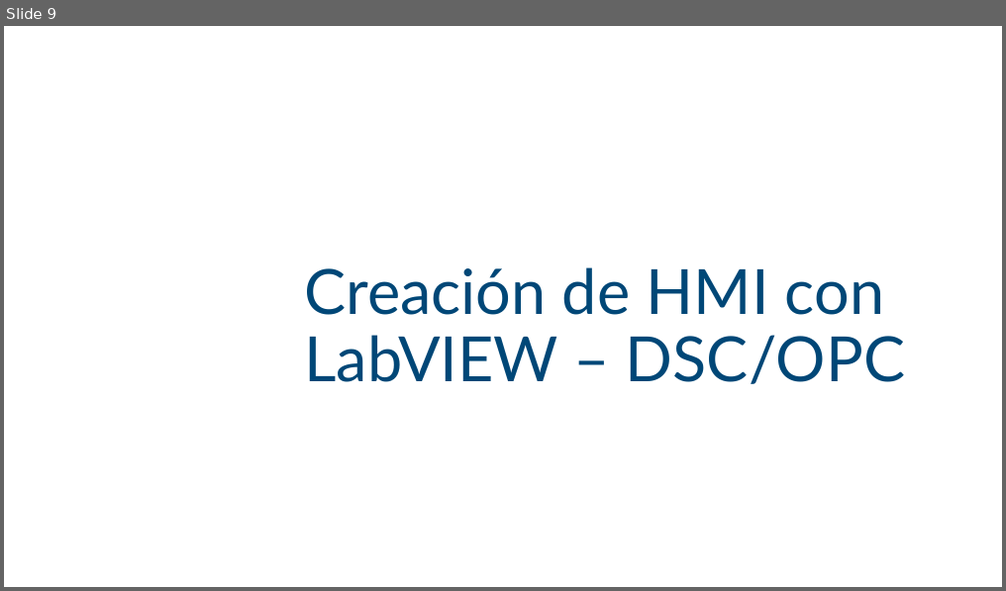
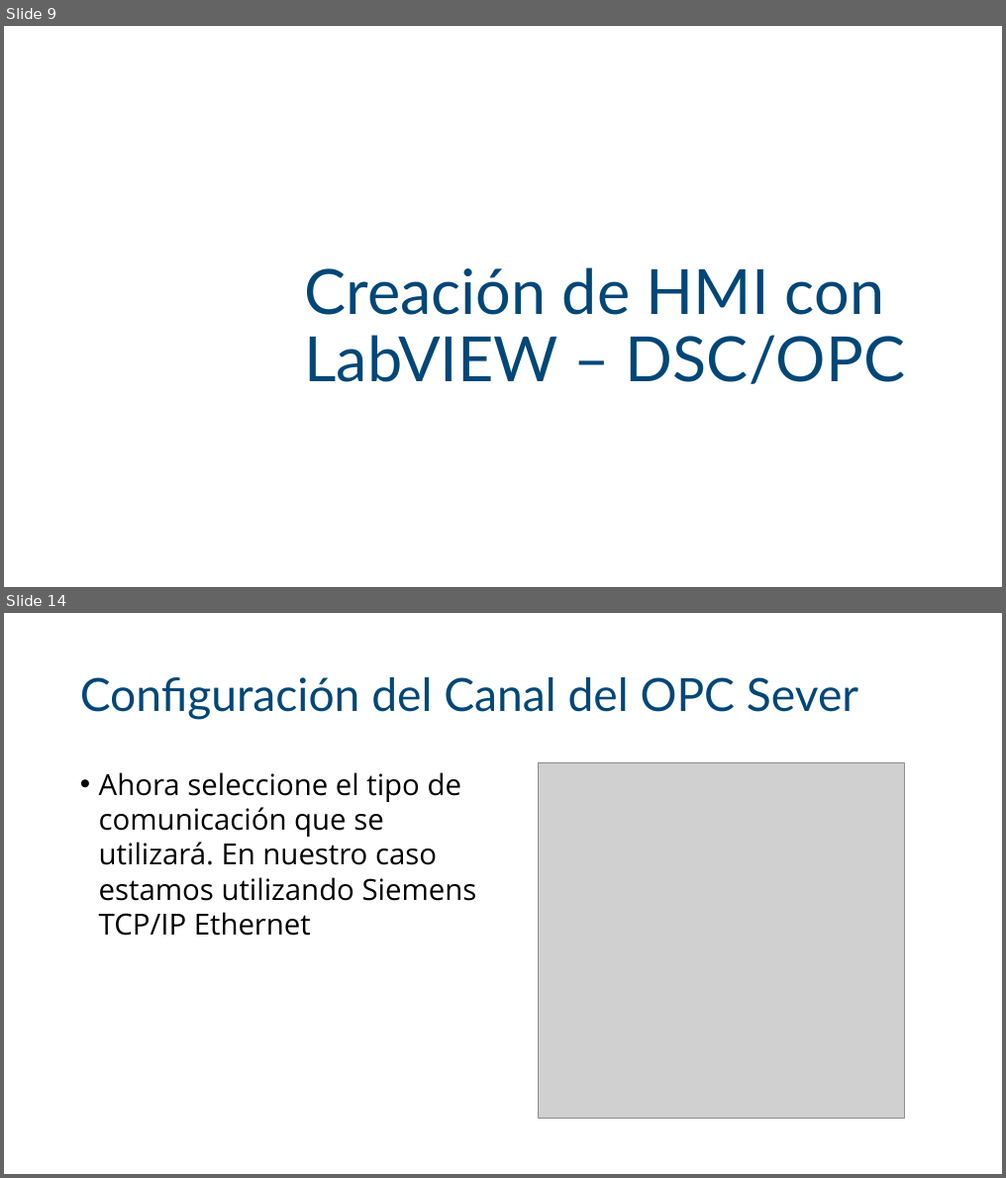
Before and after one commit to cjuarezramos/HMILabVIEW, a slide deck: Creación de HMI.pptx. Shown one above the other, each under a label of ours: slide 9 before the commit, slides 9 and 14 after it; the slides between them are not shown. The pictures are 1006x591 and 1006x1178 pixels, drawn with LibreOffice and Linux fonts; fonts in the diff are those of the drawing; grey boxes stand for pictures; background and template pictures are left out. Boxes give left, top, right and bottom in pixels: in the first picture for what was removed or moved away, otherwise in the second. Text is boxed around its words. In the diff, an @@ line names an element or a change of style, - is before the commit and + after.

```diff
--- a/Creación de HMI.pptx
+++ b/Creación de HMI.pptx
@@ slide 14 added at box(4, 613, 1002, 1174), background #FFFFFF @@
@@ title added at box(80, 677, 858, 720), 44 pt, text #004777 @@
+Configuración del Canal del OPC Sever
@@ text added at box(99, 772, 477, 936), 28 pt, text #000000 @@
+• Ahora seleccione el tipo de comunicación que se utilizará. En nuestro caso estamos utilizando Siemens TCP/IP Ethernet
@@ picture added at box(539, 762, 905, 1119) @@
```
Also in this commit, not shown: 33 other slides added, 1 slide removed.
